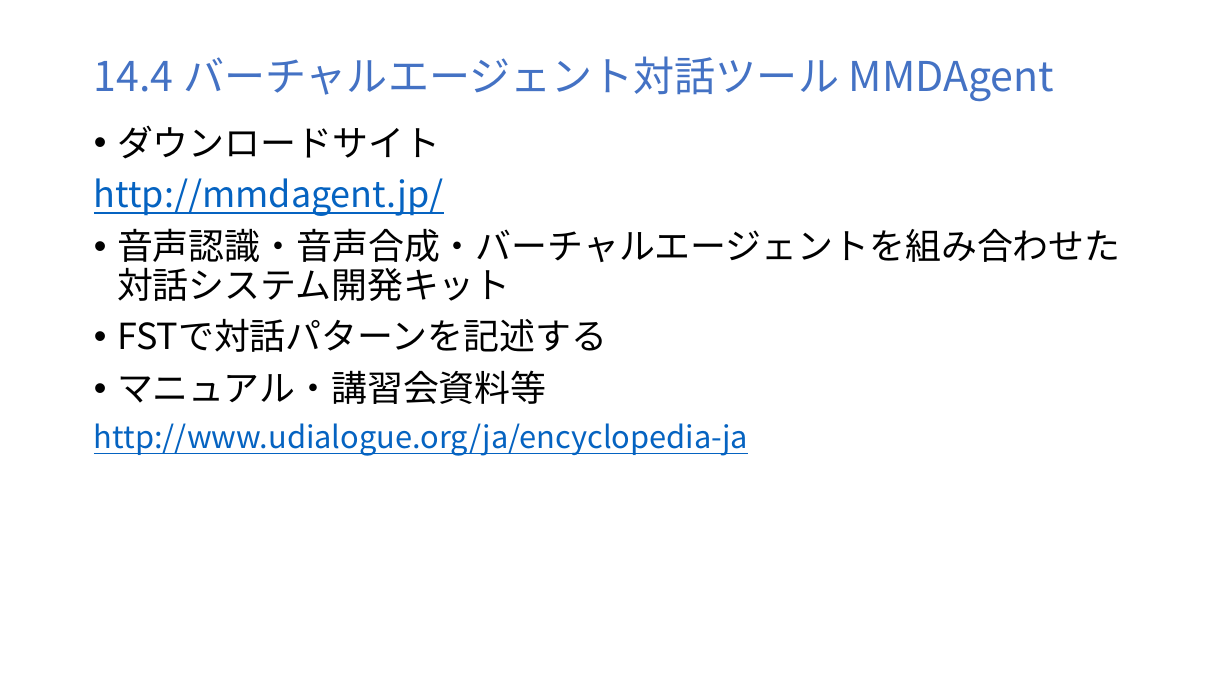
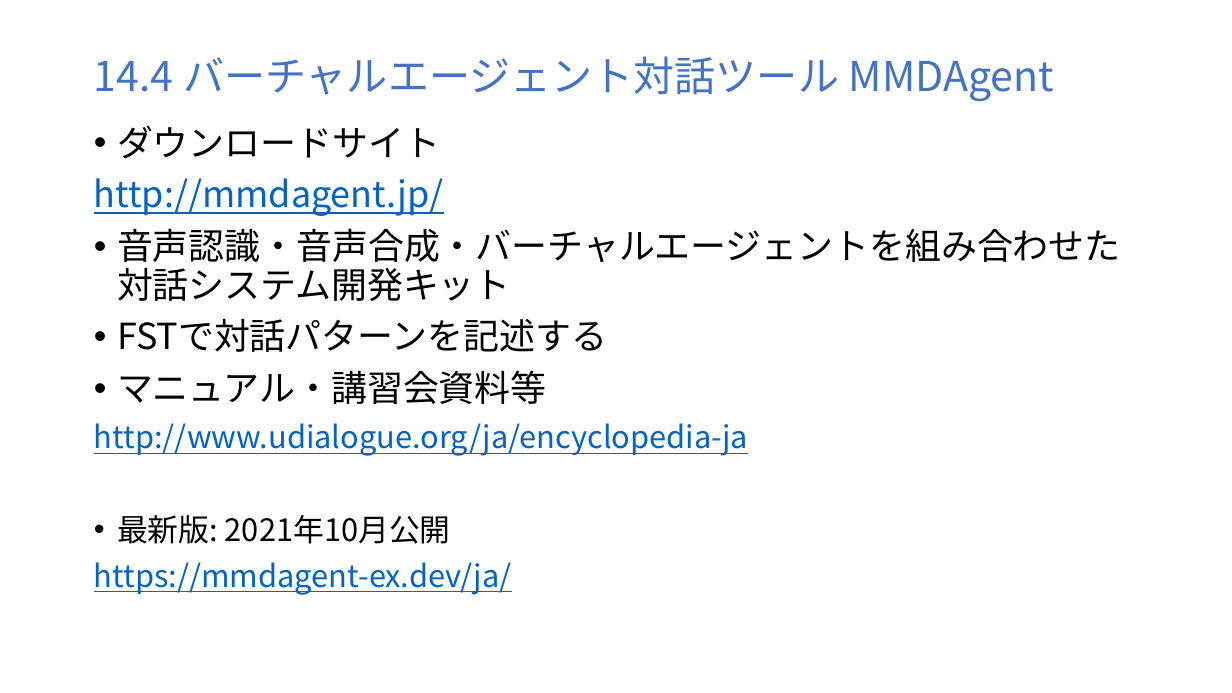
Before and after one commit to MasahiroAraki/GuideToASR, a slide deck: slide 5 of pptx/chap14.pptx. Drawn at 1232x693 pixels with LibreOffice and Linux fonts; fonts in the diff are those of the drawing. Boxes give left, top, right and bottom in pixels: in the first picture for what was removed or moved away, otherwise in the second. Text is boxed around its words. In the diff, an @@ line names an element or a change of style, - is before the commit and + after.

Commit message:
update

```diff
--- a/pptx/chap14.pptx
+++ b/pptx/chap14.pptx
@@ text at [94,515,512,595]: paragraphs added @@
+• 最新版: 2021年10月公開
+https://mmdagent-ex.dev/ja/
```
Also in this commit, not shown: 4 other slides changed.
